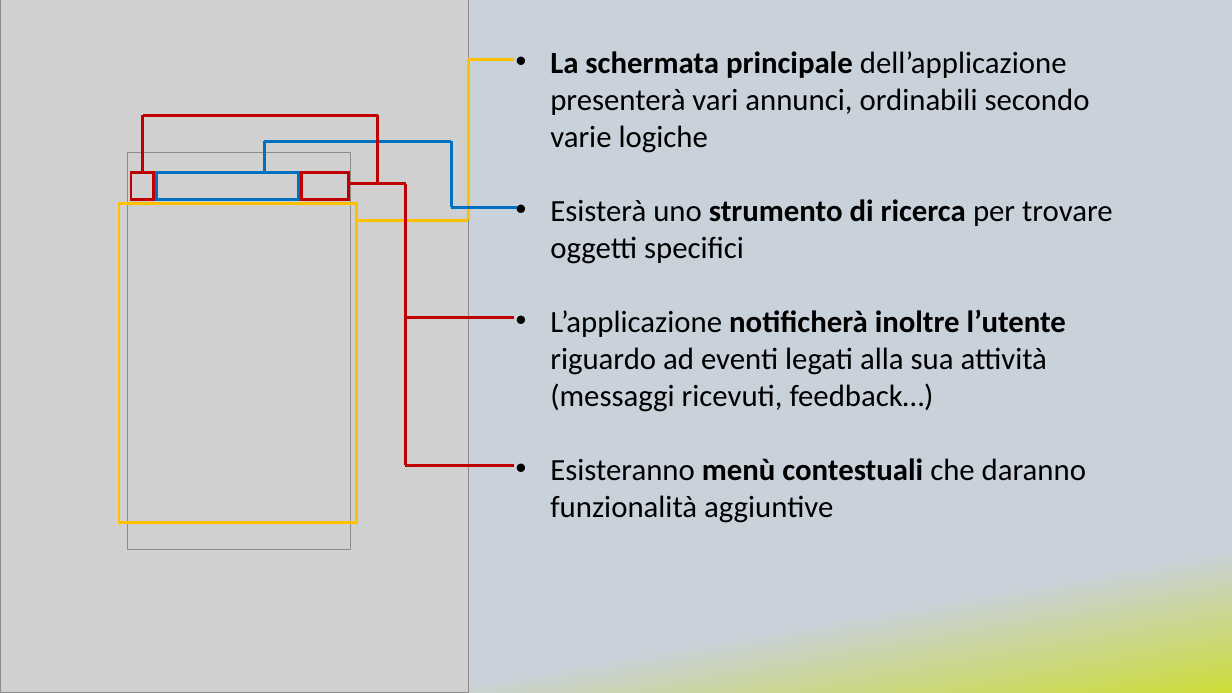
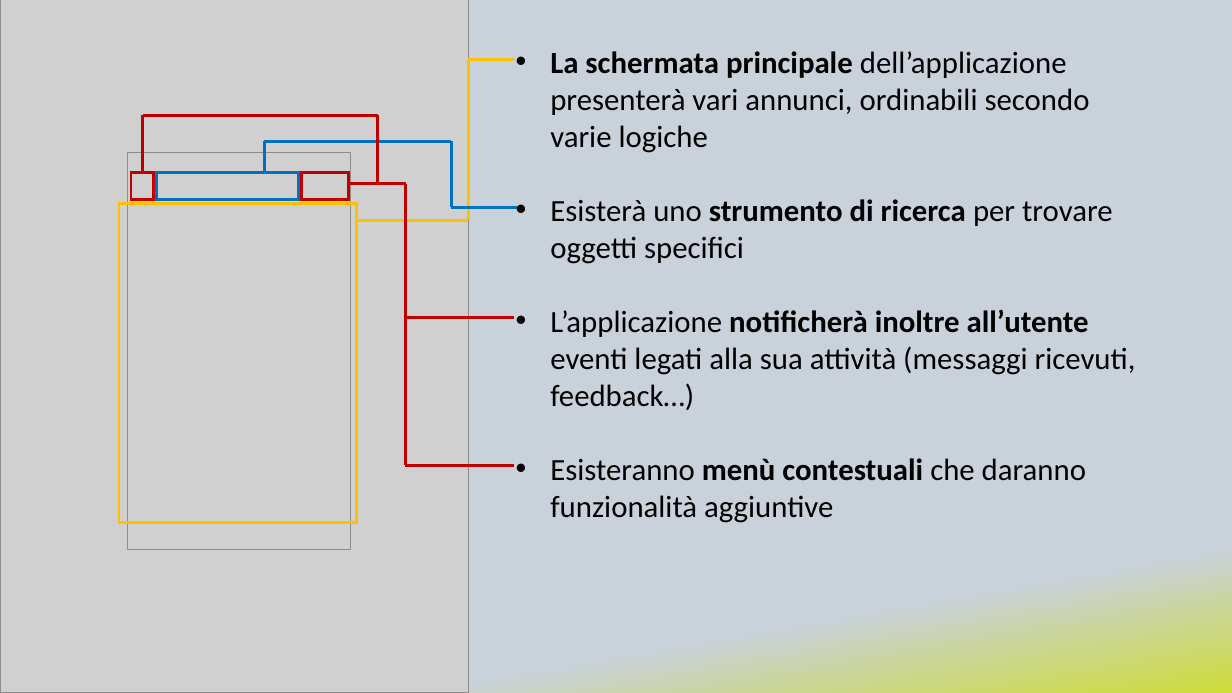
Before and after one commit to Dr-Dd/RentIT, a slide deck: slide 3 of mockup/presentazione.pptx. Drawn at 1232x693 pixels with LibreOffice and Linux fonts; fonts in the diff are those of the drawing; grey boxes stand for pictures. Boxes give left, top, right and bottom in pixels: in the first picture for what was removed or moved away, otherwise in the second. Text is boxed around its words. In the diff, an @@ line names an element or a change of style, - is before the commit and + after.

```diff
--- a/mockup/presentazione.pptx
+++ b/mockup/presentazione.pptx
@@ text at [550,309,1136,410]: text changed @@
-• L’applicazione notificherà inoltre l’utente riguardo ad eventi legati alla sua attività (messaggi ricevuti, feedback…)
+• L’applicazione notificherà inoltre all’utente eventi legati alla sua attività (messaggi ricevuti, feedback…)
```
Also in this commit, not shown: 1 other slide changed, 1 other file.
